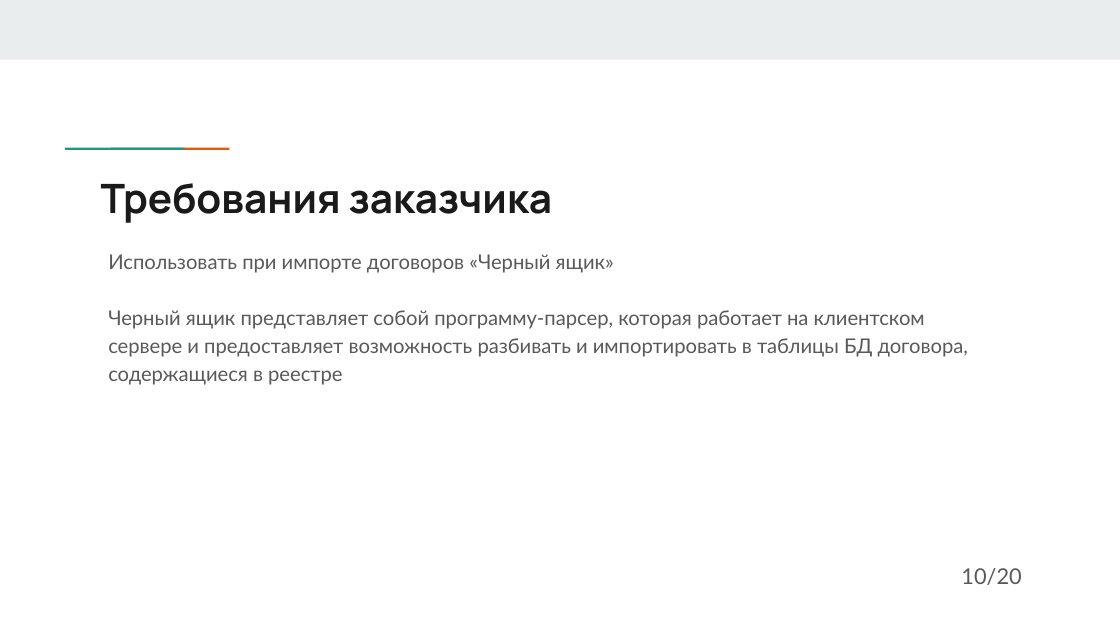
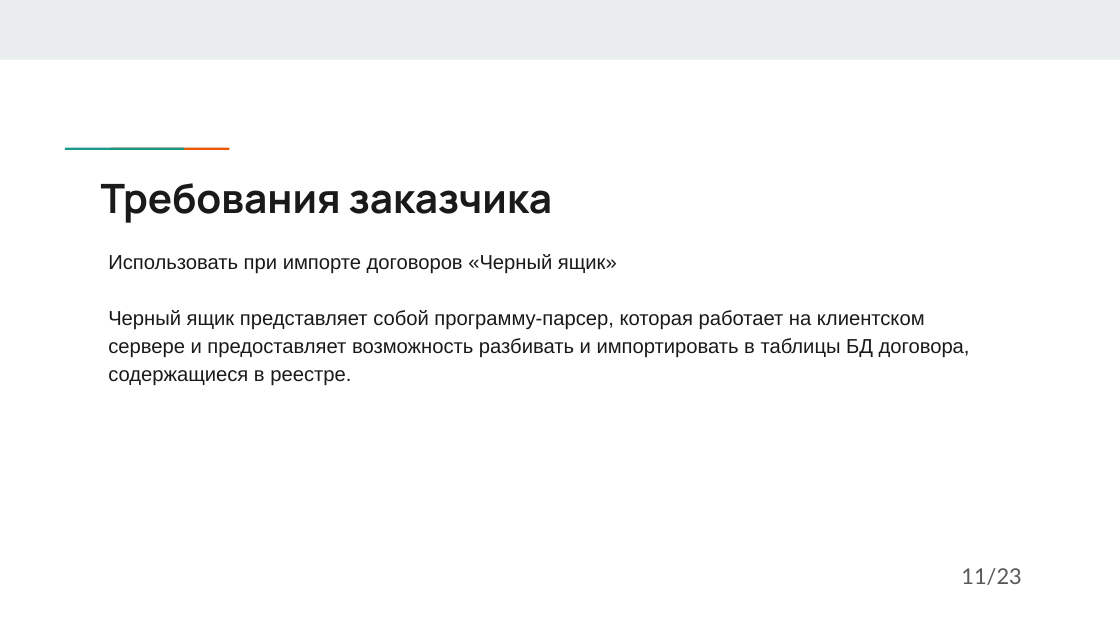
Before and after one commit to DaNkOMeN/MyDiplom, a slide deck: slide 11 of Последняя версия презентации.pptx. Drawn at 1120x630 pixels with LibreOffice and Linux fonts; fonts in the diff are those of the drawing. Boxes give left, top, right and bottom in pixels: in the first picture for what was removed or moved away, otherwise in the second. Text is boxed around its words. In the diff, an @@ line names an element or a change of style, - is before the commit and + after.

```diff
--- a/Последняя версия презентации.pptx
+++ b/Последняя версия презентации.pptx
@@ text at [108,254,617,274]: font Lato to Arial, text colour #595959 to #1A1A1A in "Использовать при импорте договоров «Черный ящик»" @@
@@ text at [108,310,970,386]: text changed; font Lato to Arial; text colour #595959 to #1A1A1A @@
-Черный ящик представляет собой программу-парсер, которая работает на клиентском сервере и предоставляет возможность разбивать и импортировать в таблицы БД договора, содержащиеся в реестре
+Черный ящик представляет собой программу-парсер, которая работает на клиентском сервере и предоставляет возможность разбивать и импортировать в таблицы БД договора, содержащиеся в реестре.
@@ text at [961,568,1021,585]: text changed @@
-10/20
+11/23
```
Also in this commit, not shown: 19 other slides changed, 2 slides added, 1 slide removed, 1 other file.
